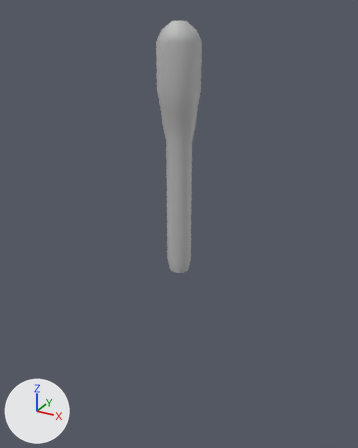
One commit to the FBX model Assets/Art/Models/Torch5.fbx: the scene before it, then after it.
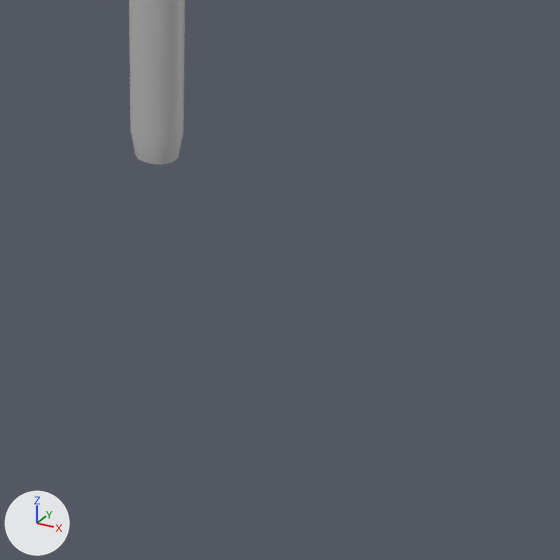
Each version is shown whole from a 50 mm camera at (1.3, -2.29, 1.99) aimed at (-0.05, 0.17, 0.76), then close up on the part from 31% to 100% of the width and 45% to 100% of the height. The axes (+X, +Y, +Z) are drawn at lower left. The lights are the same throughout. Where no turn or scale is listed for an object, it has been applied to the vertices.

Names of what the first close-up shows: 'Torch2'.
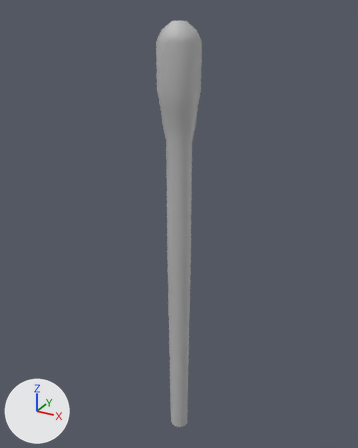
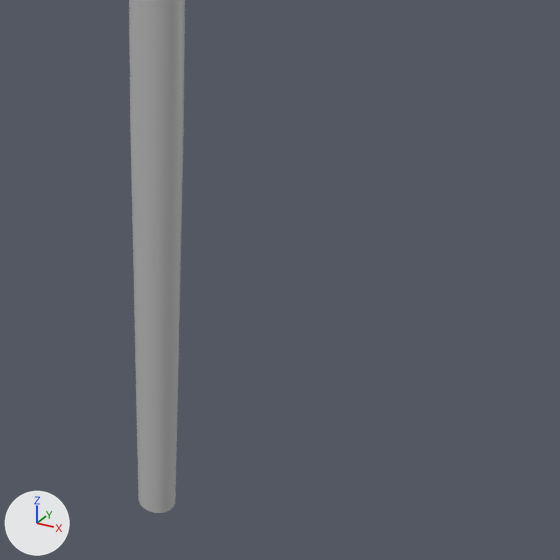
The newer file is also turned or shifted as a whole; pictures and numbers use the older file's frame.

Where the change shows, as pixel boxes (x1, y1, x2, y2) in the close-ups (560 x 560 px; the box of a moved part takes in the faces that stretch with it):
'Torch2', reshaped
    before: (129, 0, 185, 165)
    after: (129, 0, 185, 513)
part 1 of me_mesh, moved or reshaped
    before: (131, 132, 183, 165)
    after: (130, 130, 184, 513)

The edits, one by one:
me_mesh has 200 vertices, 182 faces and spans x -0.119..0.119, y -0.119..0.119, z -1.211..0.219.
me_mesh is used by ob_torch2; location (-0.01, 0.102, 1.702).
me_mesh part 1: all 20 vertices in x -0.061..0.061, y -0.055..0.055, z -1.211 are moved by (0.0, 0.0, -1.256).
